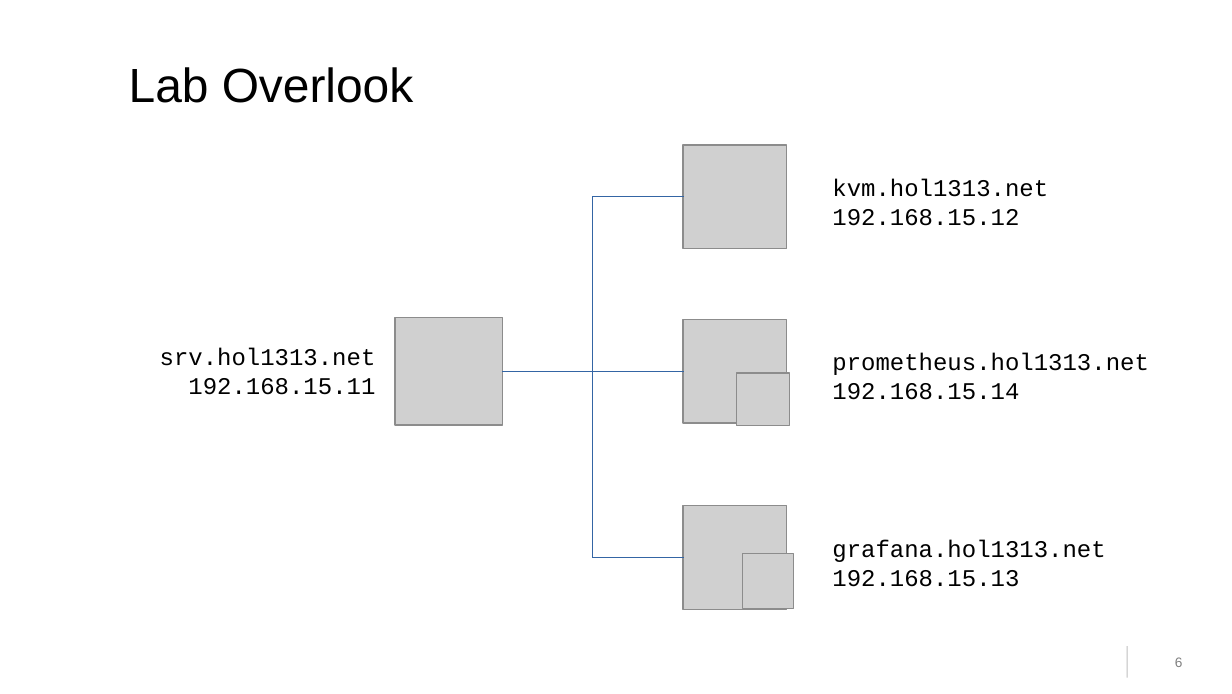
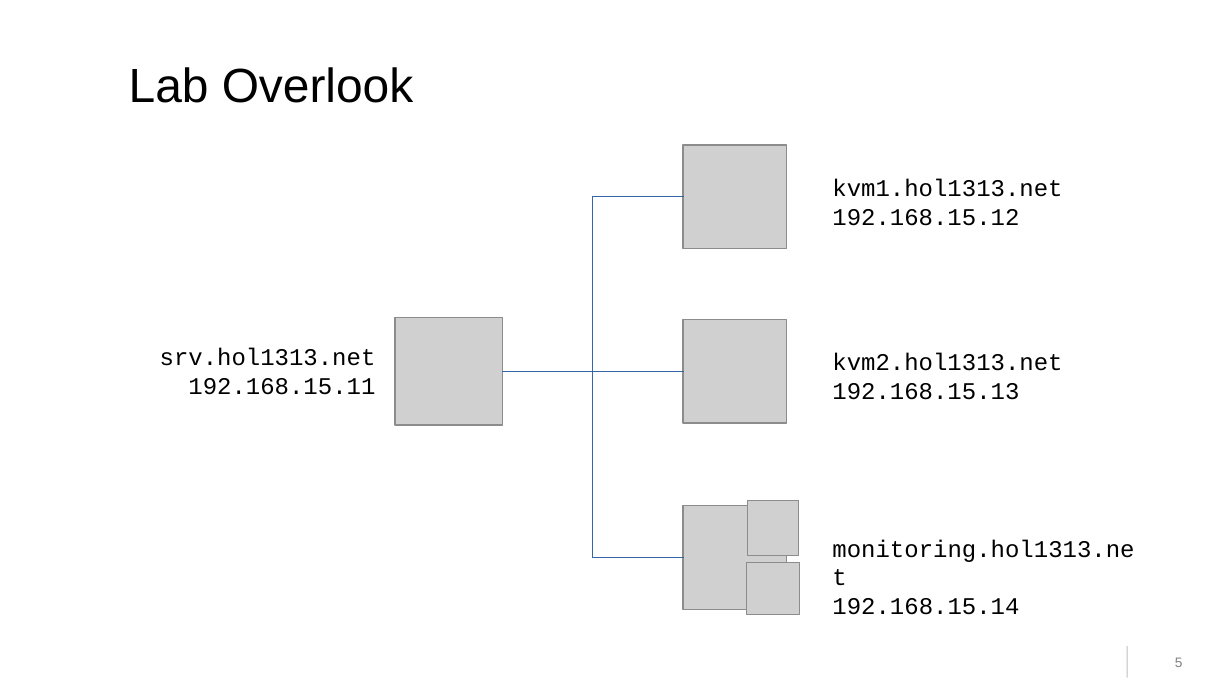
Before and after one commit to cbosdo/sumaform, a slide deck: slide 5 of lab/pdf/slides.odp (slide 6 before the commit). Drawn at 1232x694 pixels with LibreOffice and Linux fonts; fonts in the diff are those of the drawing; grey boxes stand for pictures; background and template pictures are left out. Boxes give left, top, right and bottom in pixels: in the first picture for what was removed or moved away, otherwise in the second. Text is boxed around its words. In the diff, an @@ line names an element or a change of style, - is before the commit and + after.

```diff
--- a/lab/pdf/slides.odp
+++ b/lab/pdf/slides.odp
@@ text at <box>832,179,1062,197</box>: text changed @@
-kvm.hol1313.net
+kvm1.hol1313.net
@@ text at <box>832,353,1062,400</box>: text changed @@
-prometheus.hol1313.net
-192.168.15.14
+kvm2.hol1313.net
+192.168.15.13
@@ picture: place and size @@
-picture at <box>737,373,790,426</box>
+picture at <box>748,500,798,556</box>
@@ text at <box>832,539,1134,615</box>: text changed @@
-grafana.hol1313.net
-192.168.15.13
+monitoring.hol1313.net
+192.168.15.14
@@ picture: place and size @@
-picture at <box>743,553,793,609</box>
+picture at <box>747,562,800,615</box>
```
Also in this commit, not shown: 2 other slides changed, 1 slide added, 1 slide removed, 5 other files.
